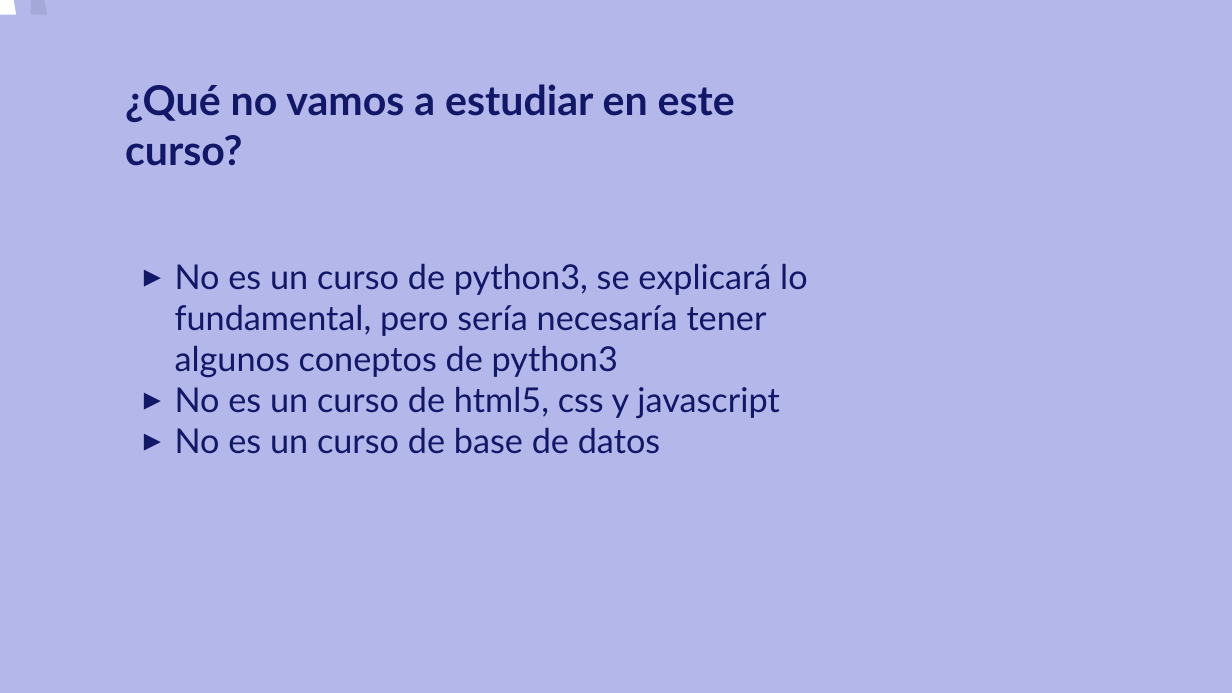
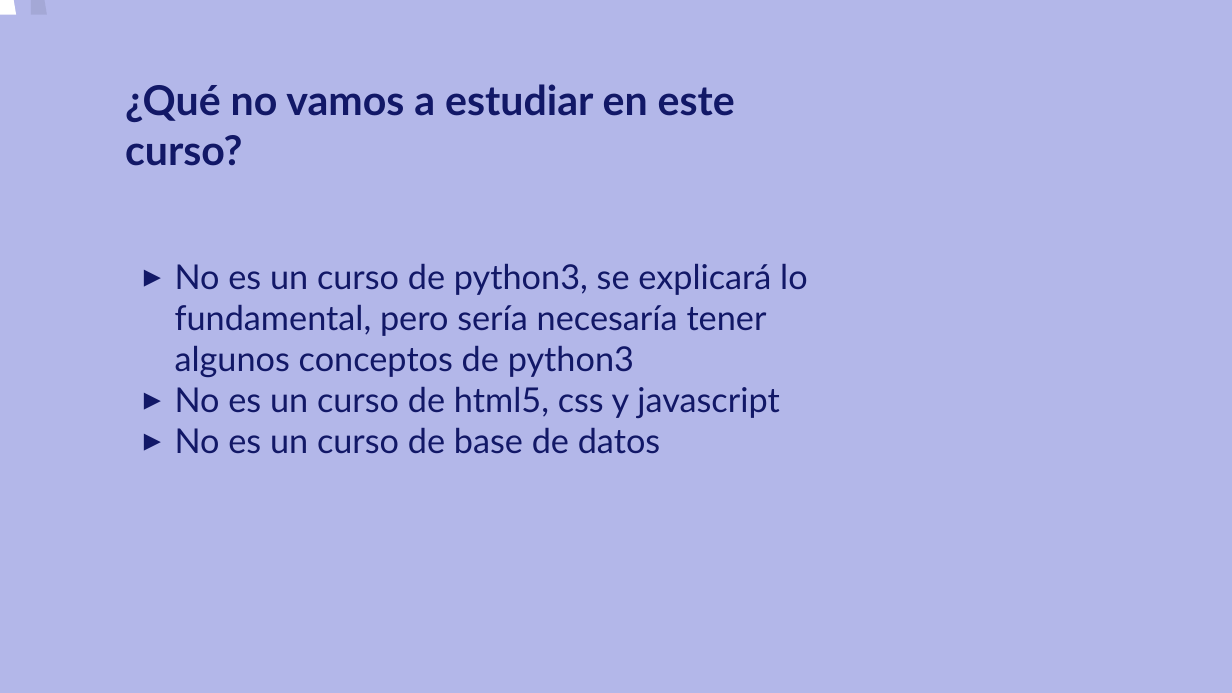
Before and after one commit to josedom24/curso_flask, a slide deck: slide 5 of curso/u0/u0.odp. Drawn at 1232x693 pixels with LibreOffice and Linux fonts; fonts in the diff are those of the drawing. Boxes give left, top, right and bottom in pixels: in the first picture for what was removed or moved away, otherwise in the second. Text is boxed around its words. In the diff, an @@ line names an element or a change of style, - is before the commit and + after.

Commit message:
Cambios primer dia curso

```diff
--- a/curso/u0/u0.odp
+++ b/curso/u0/u0.odp
@@ text at <box>175,264,807,377</box>: text changed @@
-▸ No es un curso de python3, se explicará lo fundamental, pero sería necesaría tener algunos coneptos de python3
+▸ No es un curso de python3, se explicará lo fundamental, pero sería necesaría tener algunos conceptos de python3
```
Also in this commit, not shown: 2 other slides changed, 8 other files.
